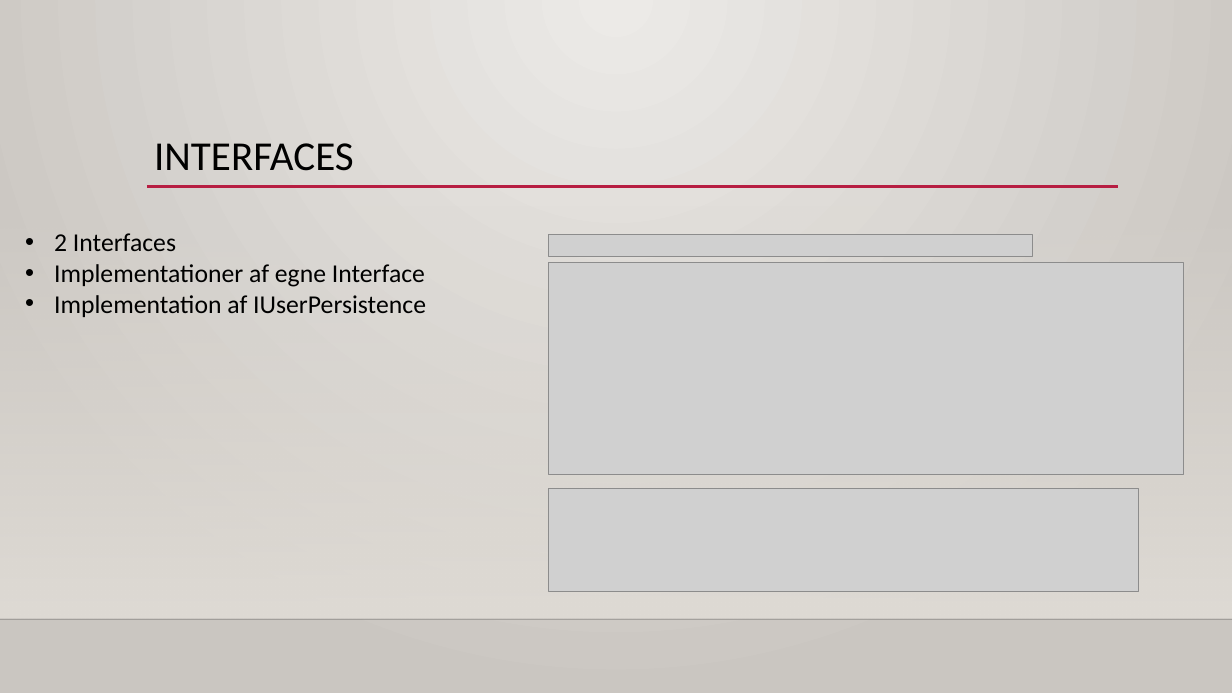
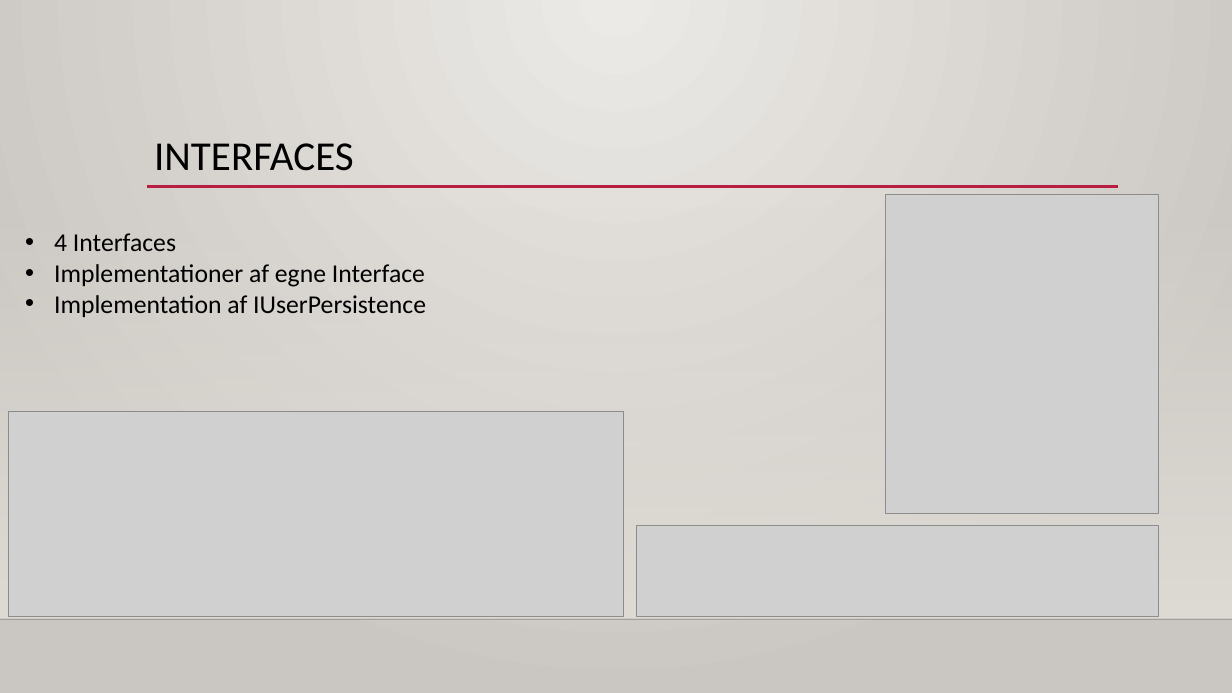
Before and after one commit to Mokayed/WebFirebasePesistence, a slide deck: slide 5 of PPW.pptx. Drawn at 1232x693 pixels with LibreOffice and Linux fonts; fonts in the diff are those of the drawing; grey boxes stand for pictures; background and template pictures are left out. Boxes give left, top, right and bottom in pixels: in the first picture for what was removed or moved away, otherwise in the second. Text is boxed around its words. In the diff, an @@ line names an element or a change of style, - is before the commit and + after.

```diff
--- a/PPW.pptx
+++ b/PPW.pptx
@@ picture added at box(886, 194, 1159, 513) @@
@@ text at box(54, 233, 176, 251): text changed @@
-• 2 Interfaces
+• 4 Interfaces
@@ picture removed at box(549, 235, 1033, 257) @@
@@ picture: place and size @@
-picture at box(549, 262, 1185, 474)
+picture at box(9, 411, 625, 616)
@@ picture: place and size @@
-picture at box(549, 489, 1140, 592)
+picture at box(637, 526, 1159, 616)
```
Also in this commit, not shown: 1 other file.
